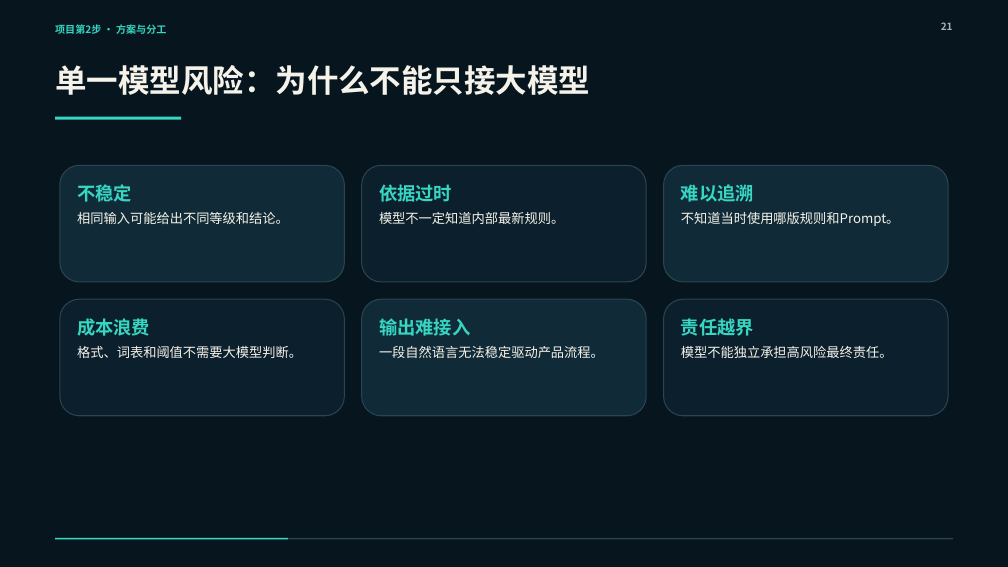
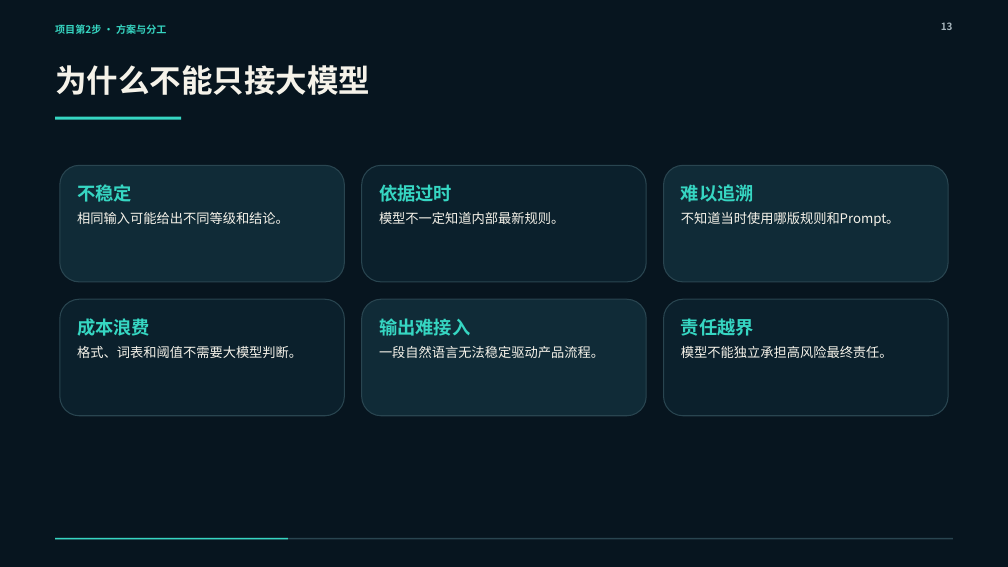
Before and after one commit to zhangkai2237/AI-Course, a slide deck: slide 13 of 课程生产/第一阶段/第10课_AI产品方案与PRD设计实战_重做工作区/第10课_正式PPT_教学主线修订版.pptx (slide 21 before the commit). Drawn at 1008x567 pixels with LibreOffice and Linux fonts; fonts in the diff are those of the drawing. Boxes give left, top, right and bottom in pixels: in the first picture for what was removed or moved away, otherwise in the second. Text is boxed around its words. In the diff, an @@ line names an element or a change of style, - is before the commit and + after.

```diff
--- a/课程生产/第一阶段/第10课_AI产品方案与PRD设计实战_重做工作区/第10课_正式PPT_教学主线修订版.pptx
+++ b/课程生产/第一阶段/第10课_AI产品方案与PRD设计实战_重做工作区/第10课_正式PPT_教学主线修订版.pptx
@@ page number at (941,22,953,30): text changed @@
-21
+13
@@ text at (55,65,370,95): text changed @@
-单一模型风险：为什么不能只接大模型
+为什么不能只接大模型
```
Also in this commit, not shown: 8 other slides changed, 15 slides removed, 3 other files.
